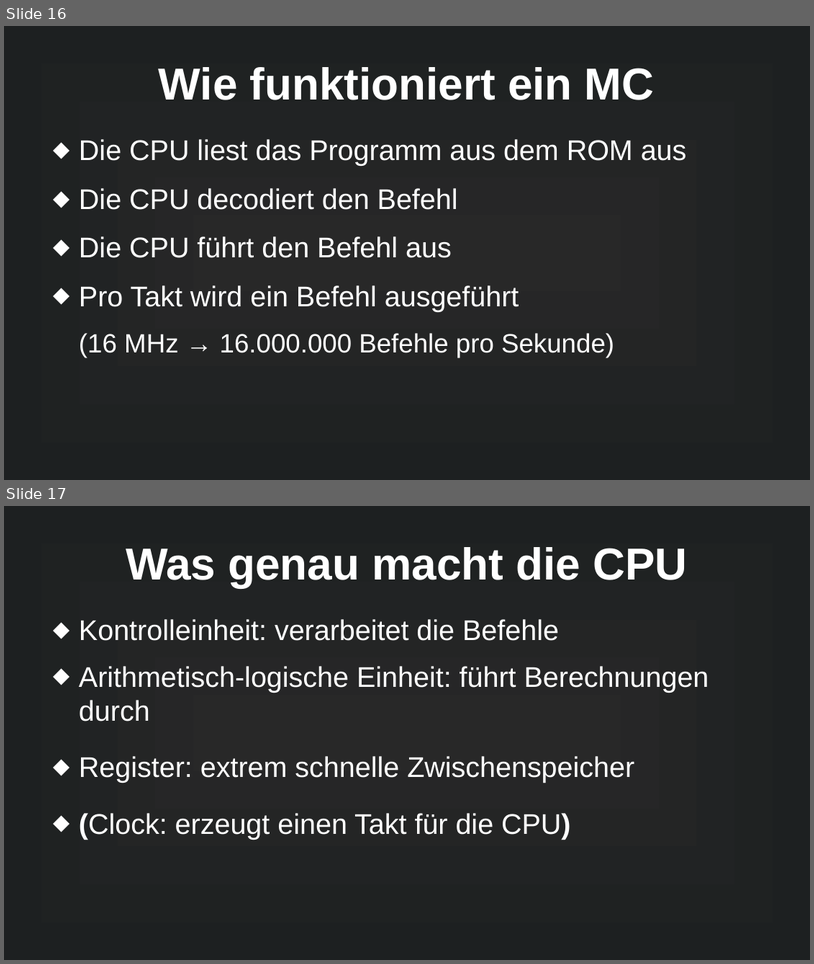
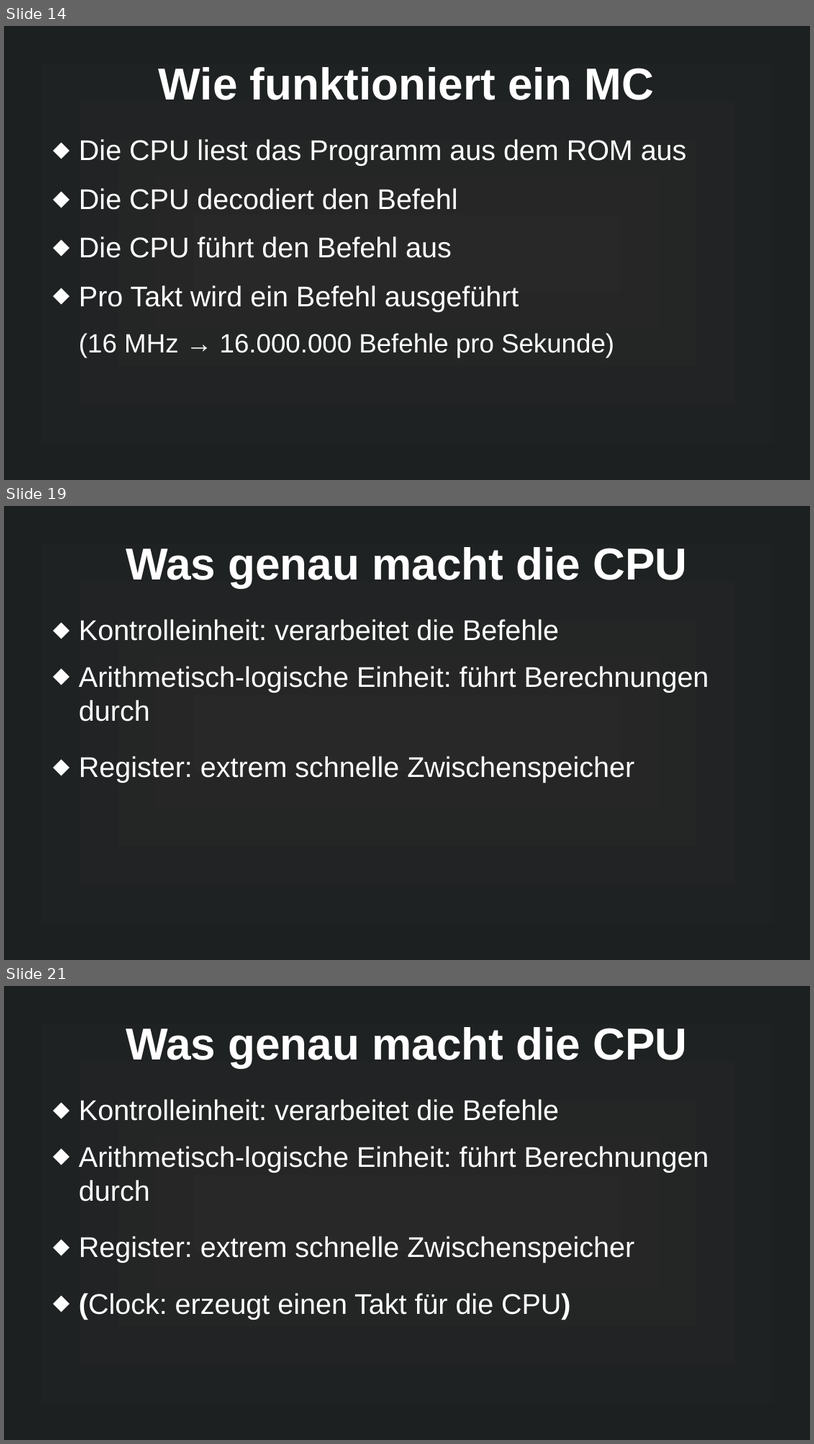
Before and after one commit to MuffinKran24/IMP_GFS, a slide deck: Mikrocontroller_GFS.pptx. Shown one above the other, each under a label of ours: slides 16 and 17 before the commit, slides 14, 19 and 21 after it; the slides between them are not shown. The pictures are 814x964 and 814x1444 pixels, drawn with LibreOffice and Linux fonts; fonts in the diff are those of the drawing. Boxes give left, top, right and bottom in pixels: in the first picture for what was removed or moved away, otherwise in the second. Text is boxed around its words. In the diff, an @@ line names an element or a change of style, - is before the commit and + after.

```diff
--- a/Mikrocontroller_GFS.pptx
+++ b/Mikrocontroller_GFS.pptx
@@ slide 19 added at bbox=[4, 506, 810, 960], background gradient #282828 to #1D2021 @@
@@ title added at bbox=[126, 547, 687, 587], 44 pt, text #FFFFFF, bold @@
+Was genau macht die CPU
@@ text added at bbox=[79, 619, 710, 782], 28 pt, text #FFFFFF @@
+⬥ Kontrolleinheit: verarbeitet die Befehle
+⬥ Arithmetisch-logische Einheit: führt Berechnungen durch
+⬥ Register: extrem schnelle Zwischenspeicher
@@ what was slide 16 is now slide 14 @@
@@ what was slide 17 is now slide 21 @@
```
Also in this commit, not shown: 3 slides changed, 7 other slides added, 3 slides removed, 4 other files.
